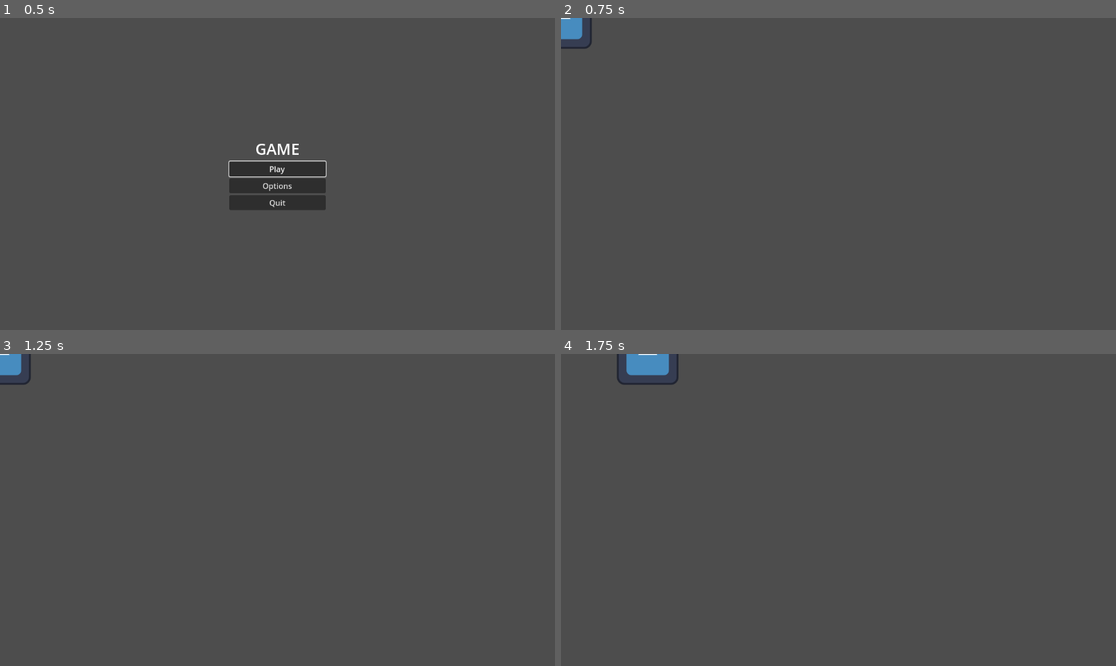
Above: before the commit, frames 1-4 (two rows, left to right).
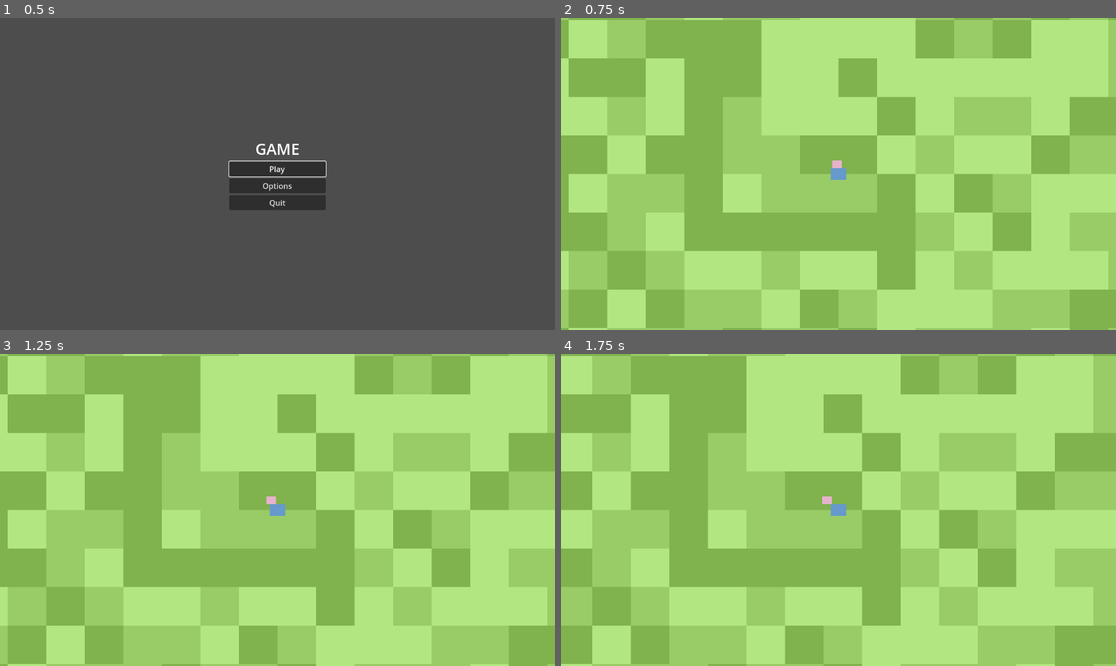
Above: after the commit, the same moments.

Repository: kevinpliang/micro-jam-47
Game: Godot game, scene res://game/Main.tscn
The game is run twice, just before and just after one commit, with the same random seed, the same clock (stepped at 60 frames per second) and the same inputs. The engine's default icon, where the game draws it, is replaced by a stand-in: a white triangle on a blue panel in a dark square.
Inputs (mouse positions are in pixels of both pictures, inside the frame that each line leads up to):
- Up to frame 1 (0.5 s): no input
- Up to frame 2 (0.75 s): click "Play" at 0.5 s
- Up to frame 3 (1.25 s): no input
- Up to frame 4 (1.75 s): tap Enter at 1.25 s; move the mouse to (960, 494) at 1.27 s; hold D (right) from 1.28 s (still down); click (960, 494) at 1.42 s

Frame 1 is identical in both runs. In frame 2, 100% of the frame differs, in the area x 0-100%, y 0-100%; in frame 3, 100%; in frame 4, 100%.

Commit message:
vibecode start - baby/player elephants and lions

Diff:
--- /dev/null
+++ b/characters/BabyElephant.gd
@@ -0,0 +1,47 @@
+extends CharacterBody2D
+
+@export var speed: float = 100.0  # Slower movement
+@export var min_move_distance: float = 600.0  # Much longer distances
+@export var max_move_distance: float = 1200.0  # Very long distances
+@export var arrival_threshold: float = 100.0  # Larger threshold
+
+var target_position: Vector2
+
+signal game_over
+signal camera_lost
+
+func _ready():
+	# Pick first random target (position already set by level)
+	_pick_new_target()
+
+	# Connect area detection
+	$Area2D.area_entered.connect(_on_area_entered)
+
+func _pick_new_target():
+	# Pick a random position that's a good distance away
+	var angle = randf() * TAU  # Random angle
+	var distance = randf_range(min_move_distance, max_move_distance)
+
+	# Calculate target position from current position
+	# No bounds - infinite map!
+	target_position = position + Vector2(cos(angle), sin(angle)) * distance
+
+func _physics_process(delta):
+	var direction = (target_position - position).normalized()
+	var distance = position.distance_to(target_position)
+
+	# If we've reached the target, pick a new one immediately (no waiting)
+	if distance < arrival_threshold:
+		_pick_new_target()
+		direction = (target_position - position).normalized()
+
+	# Always move towards target (continuous movement)
+	velocity = direction * speed
+	move_and_slide()
+
+func _on_area_entered(area):
+	# Check if we collided with a lion
+	if area.get_parent().is_in_group("lion"):
+		game_over.emit()
+		# Stop moving
+		set_physics_process(false)
--- /dev/null
+++ b/characters/BabyElephant.tscn
@@ -0,0 +1,24 @@
+[gd_scene load_steps=3 format=3 uid="uid://cvn8rqtnwi646"]
+
+[ext_resource type="Script" uid="uid://sn2y8firyy8d" path="res://characters/BabyElephant.gd" id="1_baby"]
+
+[sub_resource type="RectangleShape2D" id="RectangleShape2D_baby"]
+size = Vector2(50, 40)
+
+[node name="BabyElephant" type="CharacterBody2D" groups=["baby_elephant"]]
+script = ExtResource("1_baby")
+
+[node name="Body" type="ColorRect" parent="."]
+offset_left = -25.0
+offset_top = -20.0
+offset_right = 25.0
+offset_bottom = 20.0
+color = Color(0.9, 0.7, 0.8, 1)
+
+[node name="CollisionShape2D" type="CollisionShape2D" parent="."]
+shape = SubResource("RectangleShape2D_baby")
+
+[node name="Area2D" type="Area2D" parent="."]
+
+[node name="CollisionShape2D" type="CollisionShape2D" parent="Area2D"]
+shape = SubResource("RectangleShape2D_baby")
--- /dev/null
+++ b/characters/Lion.gd
@@ -0,0 +1,16 @@
+extends CharacterBody2D
+
+@export var speed: float = 200.0
+
+var baby_elephant: Node2D = null
+
+func _ready():
+	# Find the baby elephant in the scene
+	baby_elephant = get_tree().get_first_node_in_group("baby_elephant")
+
+func _physics_process(delta):
+	if baby_elephant:
+		# Chase the baby elephant
+		var direction = (baby_elephant.position - position).normalized()
+		velocity = direction * speed
+		move_and_slide()
--- /dev/null
+++ b/characters/Lion.tscn
@@ -0,0 +1,24 @@
+[gd_scene load_steps=3 format=3 uid="uid://dvn8rqtnwi647"]
+
+[ext_resource type="Script" path="res://characters/Lion.gd" id="1_lion"]
+
+[sub_resource type="RectangleShape2D" id="RectangleShape2D_lion"]
+size = Vector2(70, 50)
+
+[node name="Lion" type="CharacterBody2D" groups=["lion"]]
+script = ExtResource("1_lion")
+
+[node name="Body" type="ColorRect" parent="."]
+offset_left = -35.0
+offset_top = -25.0
+offset_right = 35.0
+offset_bottom = 25.0
+color = Color(0.9, 0.6, 0.2, 1)
+
+[node name="CollisionShape2D" type="CollisionShape2D" parent="."]
+shape = SubResource("RectangleShape2D_lion")
+
+[node name="Area2D" type="Area2D" parent="."]
+
+[node name="CollisionShape2D" type="CollisionShape2D" parent="Area2D"]
+shape = SubResource("RectangleShape2D_lion")
--- /dev/null
+++ b/characters/PlayerElephant.gd
@@ -0,0 +1,40 @@
+extends CharacterBody2D
+
+@export var speed: float = 300.0
+@export var click_radius: float = 64.0  # How close to click before considering it reached
+
+var target_position: Vector2
+var has_target: bool = false
+
+func _ready():
+	target_position = position
+
+	# Connect area detection to kill lions
+	$Area2D.area_entered.connect(_on_area_entered)
+
+func _input(event):
+	if event is InputEventMouseButton:
+		if event.button_index == MOUSE_BUTTON_LEFT and event.pressed:
+			# Set new target position on left click
+			target_position = get_global_mouse_position()
+			has_target = true
+
+func _physics_process(delta):
+	if has_target:
+		var direction = (target_position - position).normalized()
+		var distance = position.distance_to(target_position)
+
+		# If we're close enough to the target, stop moving
+		if distance < click_radius:
+			has_target = false
+			velocity = Vector2.ZERO
+		else:
+			# Move towards target
+			velocity = direction * speed
+
+		move_and_slide()
+
+func _on_area_entered(area):
+	# Check if we collided with a lion - kill it!
+	if area.get_parent().is_in_group("lion"):
+		area.get_parent().queue_free()
--- /dev/null
+++ b/characters/PlayerElephant.tscn
@@ -0,0 +1,27 @@
+[gd_scene load_steps=3 format=3 uid="uid://bvn8rqtnwi645"]
+
+[ext_resource type="Script" path="res://characters/PlayerElephant.gd" id="1_player"]
+
+[sub_resource type="RectangleShape2D" id="RectangleShape2D_player"]
+size = Vector2(80, 60)
+
+[node name="PlayerElephant" type="CharacterBody2D"]
+script = ExtResource("1_player")
+
+[node name="Body" type="ColorRect" parent="."]
+offset_left = -40.0
+offset_top = -30.0
+offset_right = 40.0
+offset_bottom = 30.0
+color = Color(0.4, 0.6, 0.8, 1)
+
+[node name="CollisionShape2D" type="CollisionShape2D" parent="."]
+shape = SubResource("RectangleShape2D_player")
+
+[node name="Area2D" type="Area2D" parent="."]
+
+[node name="CollisionShape2D" type="CollisionShape2D" parent="Area2D"]
+shape = SubResource("RectangleShape2D_player")
+
+[node name="Camera2D" type="Camera2D" parent="."]
+zoom = Vector2(0.4, 0.4)
--- a/environment/Level.tscn
+++ b/environment/Level.tscn
@@ -1,6 +1,35 @@
-[gd_scene load_steps=2 format=3 uid="uid://ddgnlo0p2flp1"]
+[gd_scene load_steps=3 format=3 uid="uid://ddgnlo0p2flp1"]
 
 [ext_resource type="Script" uid="uid://wpe1mvbakxpw" path="res://environment/level.gd" id="1_u5nnp"]
+[ext_resource type="Script" path="res://environment/background.gd" id="2_bg"]
 
 [node name="Level" type="Node2D"]
 script = ExtResource("1_u5nnp")
+
+[node name="Background" type="Node2D" parent="."]
+script = ExtResource("2_bg")
+
+[node name="GameOverUI" type="CanvasLayer" parent="."]
+visible = false
+
+[node name="Panel" type="Panel" parent="GameOverUI"]
+anchors_preset = 15
+anchor_right = 1.0
+anchor_bottom = 1.0
+grow_horizontal = 2
+grow_vertical = 2
+
+[node name="CenterContainer" type="CenterContainer" parent="GameOverUI/Panel"]
+anchors_preset = 15
+anchor_right = 1.0
+anchor_bottom = 1.0
+grow_horizontal = 2
+grow_vertical = 2
+
+[node name="Label" type="Label" parent="GameOverUI/Panel/CenterContainer"]
+layout_mode = 2
+theme_override_colors/font_color = Color(1, 0, 0, 1)
+theme_override_font_sizes/font_size = 80
+text = "YOU LOSE"
+horizontal_alignment = 1
+vertical_alignment = 1
--- /dev/null
+++ b/environment/background.gd
@@ -0,0 +1,65 @@
+extends Node2D
+
+@export var tile_size: int = 200  # Larger tiles for better performance
+@export var render_distance: int = 15  # Fewer tiles
+
+var player: Node2D
+var tiles: Dictionary = {}  # Track spawned tiles
+var last_center_tile: Vector2i = Vector2i(999999, 999999)  # Track last update position
+var grass_colors = [
+	Color(0.5, 0.7, 0.3),  # Dark green
+	Color(0.6, 0.8, 0.4),  # Medium green
+	Color(0.7, 0.9, 0.5),  # Light green
+]
+
+func _ready():
+	# Find player to follow
+	await get_tree().process_frame
+	player = get_parent().get_node("PlayerElephant")
+
+func _process(_delta):
+	if player:
+		_update_tiles()
+
+func _update_tiles():
+	# Calculate which tiles should be visible
+	var camera_pos = player.position
+	var center_tile_x = int(camera_pos.x / tile_size)
+	var center_tile_y = int(camera_pos.y / tile_size)
+	var center_tile = Vector2i(center_tile_x, center_tile_y)
+
+	# Only update if we've moved to a new tile (optimization)
+	if center_tile == last_center_tile:
+		return
+
+	last_center_tile = center_tile
+
+	# Track which tiles should exist
+	var new_tiles = {}
+
+	# Generate tiles in a radius around the camera
+	for y in range(center_tile_y - render_distance, center_tile_y + render_distance + 1):
+		for x in range(center_tile_x - render_distance, center_tile_x + render_distance + 1):
+			var key = Vector2i(x, y)
+			new_tiles[key] = true
+
+			# Create tile if it doesn't exist
+			if not tiles.has(key):
+				var rect = ColorRect.new()
+				rect.position = Vector2(x * tile_size, y * tile_size)
+				rect.size = Vector2(tile_size, tile_size)
+				# Use seeded random for consistent colors per tile
+				var tile_seed = hash(Vector2i(x, y))
+				rect.color = grass_colors[tile_seed % grass_colors.size()]
+				add_child(rect)
+				tiles[key] = rect
+
+	# Remove tiles that are too far away (batch removal)
+	var tiles_to_remove = []
+	for key in tiles.keys():
+		if not new_tiles.has(key):
+			tiles_to_remove.append(key)
+
+	for key in tiles_to_remove:
+		tiles[key].queue_free()
+		tiles.erase(key)
--- a/environment/level.gd
+++ b/environment/level.gd
@@ -1,10 +1,119 @@
 extends Node2D
 
-const Character = preload("res://characters/Character.tscn")
+const PlayerElephant = preload("res://characters/PlayerElephant.tscn")
+const BabyElephant = preload("res://characters/BabyElephant.tscn")
+const Lion = preload("res://characters/Lion.tscn")
+
+@export var lion_spawn_interval: float = 3.0  # Spawn a lion every 3 seconds
+
+var spawn_timer: float = 0.0
+var screen_size: Vector2
+var baby_elephant: Node2D
+var player_elephant: Node2D
 
 func _ready():
-	_spawn_player()
+	screen_size = get_viewport_rect().size
+	_spawn_elephants()
 
-func _spawn_player():
-	var character = Character.instantiate()
-	self.add_child(character)
+func _spawn_elephants():
+	# Spawn both elephants at origin (infinite map)
+	var start_pos = Vector2(0, 0)
+
+	# Spawn player elephant
+	player_elephant = PlayerElephant.instantiate()
+	player_elephant.position = start_pos
+	add_child(player_elephant)
+
+	# Baby elephant will spawn at origin and move randomly
+	baby_elephant = BabyElephant.instantiate()
+	baby_elephant.position = start_pos
+	baby_elephant.game_over.connect(_on_game_over)
+	baby_elephant.camera_lost.connect(_on_camera_lost)
+	add_child(baby_elephant)
+
+func _process(delta):
+	# Lion spawn timer
+	spawn_timer += delta
+	if spawn_timer >= lion_spawn_interval:
+		spawn_timer = 0.0
+		_spawn_lion()
+
+	# Check if baby is visible in player's camera
+	if baby_elephant and player_elephant:
+		_check_baby_in_view()
+
+func _spawn_lion():
+	var lion = Lion.instantiate()
+
+	# Spawn off-screen around the player
+	var camera_pos = player_elephant.position
+	var edge = randi() % 4
+	var spawn_pos = Vector2.ZERO
+
+	# Account for camera zoom (0.4 means we see 2.5x more)
+	var zoom_factor = 2.5  # 1 / 0.4
+	var visible_width = screen_size.x * zoom_factor
+	var visible_height = screen_size.y * zoom_factor
+	var spawn_margin = 100  # Extra distance outside view
+
+	match edge:
+		0:  # Top
+			spawn_pos = Vector2(
+				camera_pos.x + randf_range(-visible_width/2, visible_width/2),
+				camera_pos.y - visible_height/2 - spawn_margin
+			)
+		1:  # Right
+			spawn_pos = Vector2(
+				camera_pos.x + visible_width/2 + spawn_margin,
+				camera_pos.y + randf_range(-visible_height/2, visible_height/2)
+			)
+		2:  # Bottom
+			spawn_pos = Vector2(
+				camera_pos.x + randf_range(-visible_width/2, visible_width/2),
+				camera_pos.y + visible_height/2 + spawn_margin
+			)
+		3:  # Left
+			spawn_pos = Vector2(
+				camera_pos.x - visible_width/2 - spawn_margin,
+				camera_pos.y + randf_range(-visible_height/2, visible_height/2)
+			)
+
+	# No bounds - infinite map!
+	lion.position = spawn_pos
+	add_child(lion)
+
+func _check_baby_in_view():
+	var camera_pos = player_elephant.position
+	var baby_pos = baby_elephant.position
+
+	# Calculate ACTUAL camera bounds accounting for zoom
+	var zoom_factor = 2.5  # 1 / 0.4
+	var visible_width = screen_size.x * zoom_factor
+	var visible_height = screen_size.y * zoom_factor
+
+	var half_width = visible_width / 2
+	var half_height = visible_height / 2
+
+	var camera_left = camera_pos.x - half_width
+	var camera_right = camera_pos.x + half_width
+	var camera_top = camera_pos.y - half_height
+	var camera_bottom = camera_pos.y + half_height
+
+	# Check if BABY is outside camera view (wandered too far)
+	if baby_pos.x < camera_left or baby_pos.x > camera_right or \
+	   baby_pos.y < camera_top or baby_pos.y > camera_bottom:
+		_on_camera_lost()
+
+func _on_camera_lost():
+	# Baby wandered out of view
+	set_process(false)
+	$GameOverUI/Panel/CenterContainer/Label.text = "YOU LOSE\nBaby Wandered Off!"
+	$GameOverUI.show()
+
+func _on_game_over():
+	# Stop spawning lions
+	set_process(false)
+
+	# Show game over UI
+	$GameOverUI/Panel/CenterContainer/Label.text = "YOU LOSE\nLion Got Baby!"
+	$GameOverUI.show()
Not shown, added: characters/BabyElephant.gd.uid
Not shown, added: characters/Lion.gd.uid
Not shown, added: characters/PlayerElephant.gd.uid
Not shown, added: environment/background.gd.uid
